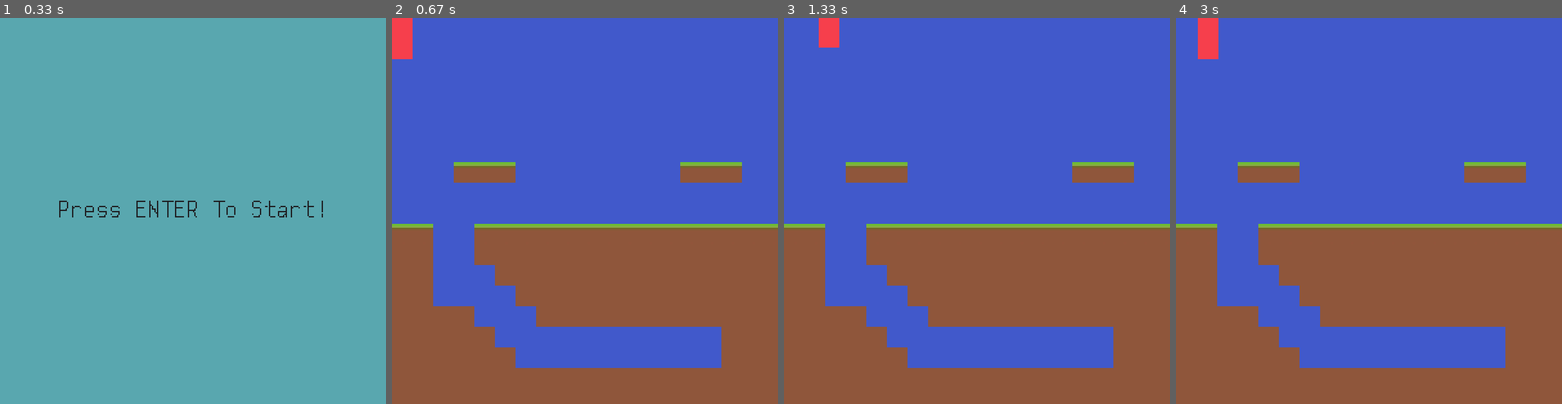
Above: before the commit, frames 1-4 (left to right).
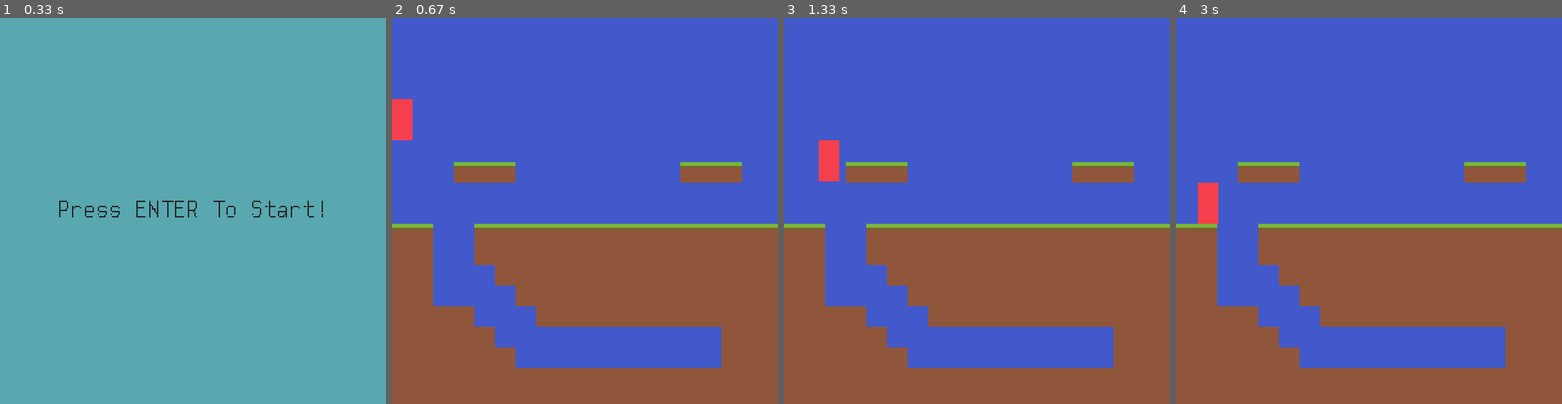
Above: after the commit, the same moments.

Repository: Sweetkubuni/pygame_jam
Game: pygame game, started from hub.py
Same seed, same stepped clock (60 frames per second), same inputs: the game is played once before the commit and once after it.
Inputs:
- Up to frame 1 (0.33 s): no input
- Up to frame 2 (0.67 s): tap Enter at 0.33 s
- Up to frame 3 (1.33 s): hold Right 0.67-1.13 s; hold Up from 1.17 s (still down)
- Up to frame 4 (3 s): release Up at 1.47 s; hold Right 1.5-1.97 s; hold Left 2-2.53 s; hold Down 2.57-2.87 s; hold Left from 2.9 s (still down)

Frame 1 is identical in both runs. In frame 2, 1.1% of the frame differs, in the area x 0-6%, y 0-32%; in frame 3, 1.0%; in frame 4, 1.1%.

Commit message:
add jumping mechanic

Diff:
--- a/sprites/player.py
+++ b/sprites/player.py
@@ -12,27 +12,44 @@
         self.rect.x, self.rect.y = x, y
         self.x, self.y = float(x), float(y) # xL: For more presice movement, we use floats instead of rect's int
         self.speed_x, self.speed_y = 0, 0 # xL: more floats
+        self.grounded = False
+        self.jump_height = 80;
+        self.gravity  = 10
+        self.jumping = False
+        self.jump_delay = -1;
+        self.start_height = 0;
     def update(self):
         # xL: Player movement controls
-        self.speed_x, self.speed_y = 0, 0
-
+        self.speed_x = 0
         if self.game.actions[pygame.K_RIGHT]:
             self.speed_x += 1
         if self.game.actions[pygame.K_LEFT]:
             self.speed_x += -1
-        if self.game.actions[pygame.K_UP]:
-            self.speed_y += -1
+        if self.game.actions[pygame.K_UP] and self.grounded:
+            if self.jump_delay < 0:
+                self.jumping = True
+                self.grounded = False
+                self.jump_delay =  60
+                self.start_height = self.y
+
         if self.game.actions[pygame.K_DOWN]:
             self.speed_y += 1
         # xL: Player's jump botton
         if self.game.actions[pygame.K_z]:
             pass
 
+        self.jump_delay -= self.game.delta_time
+        if self.jumping:
+            self.speed_y = -100/30
+            if (self.start_height - self.y) >= self.jump_height:
+                self.jumping = False
+        else:
+            self.speed_y += self.gravity /30
+
         # xL: Applies the speed to the position
         self.x += self.speed_x * self.game.delta_time
         self.y += self.speed_y * self.game.delta_time
 
-        # xL: Check collisions horizontally and then vertically
         self.rect.x = int(self.x)
         hit_list = pygame.sprite.spritecollide(self, self.game.state_stack[-1].current_level.tiles, False)
 
@@ -56,6 +73,7 @@
                 self.rect.top = tile.rect.bottom
                 self.speed_y = 0
             self.y = self.rect.y
+            self.grounded = True
 
     def draw(self):
         self.game.game_canvas.blit(self.image, self.rect)
